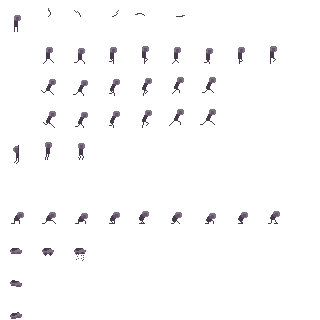
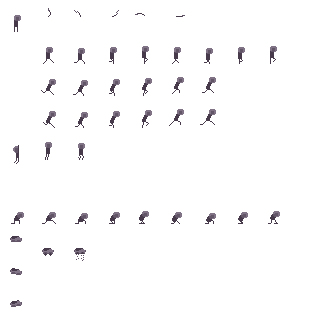
Two versions of the same layered image (320x320). Layer-by-layer changes:
removed layer "Layer 31" over 10, 248, 22, 319
painted on "Layer 27" over 10, 236, 22, 307
